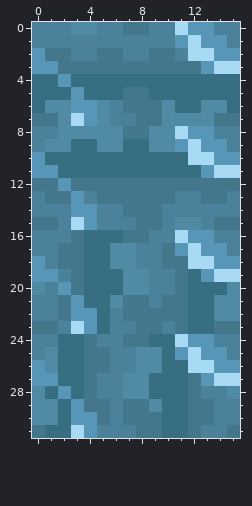
Edited in one commit: pixel-art sprite (data/tilesets/primary/hoenn_summer/anim/water_currents/2.png). Above, as it was before the edit.
The file is 16x32 pixels.
After the commit:
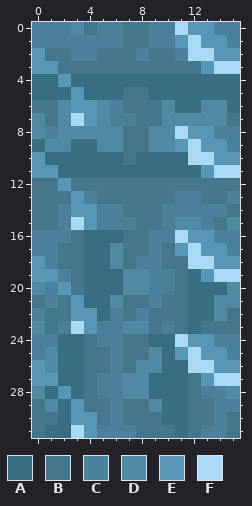
Palette (. is transparent): A #386e82  B #44768c  C #4c819c  D #508aa5  E #5896b7  F #a9daf5
Changes in this commit:
y 0: x 4 D -> B
y 1: x 7..8 CC -> BB
y 2: x 7 C -> B
y 6: x 0..1 AD -> BB
y 7: x 0 B -> D; x 14 B -> D
y 8: x 0 C -> D
y 9: x 0 C -> A; x 7..8 AA -> BB
y 10: x 7 A -> B
y 13: x 0 C -> B
y 14: x 0..1 CC -> BB; x 15 C -> B
y 15: x 15 B -> D
y 17: x 7..8 DC -> BB
y 18: x 7 D -> B
y 21: x 0 C -> B
y 22: x 1 C -> B; x 8 B -> C; x 15 D -> B
y 23: x 0 B -> D; x 5 A -> C; x 7..8 CB -> DD; x 13 A -> B
y 25: x 7..8 CD -> BB
y 26: x 7 C -> B
y 29: x 0 D -> B
y 30: x 0..1 DD -> BB; x 15 C -> B
y 31: x 10 A -> B
